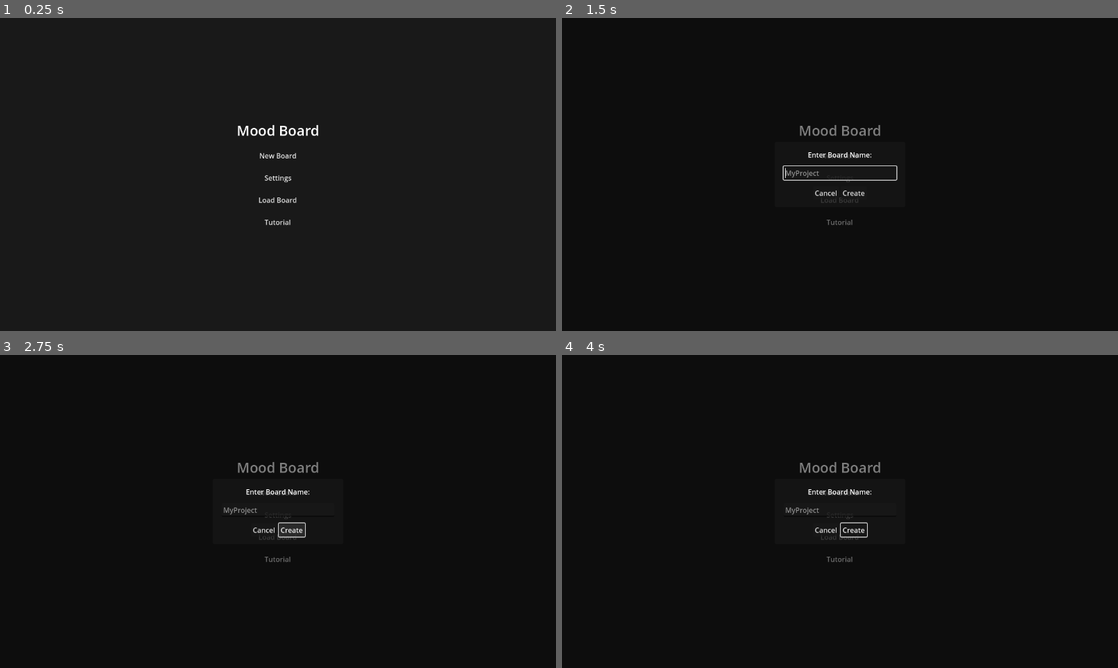
Above: before the commit, frames 1-4 (two rows, left to right).
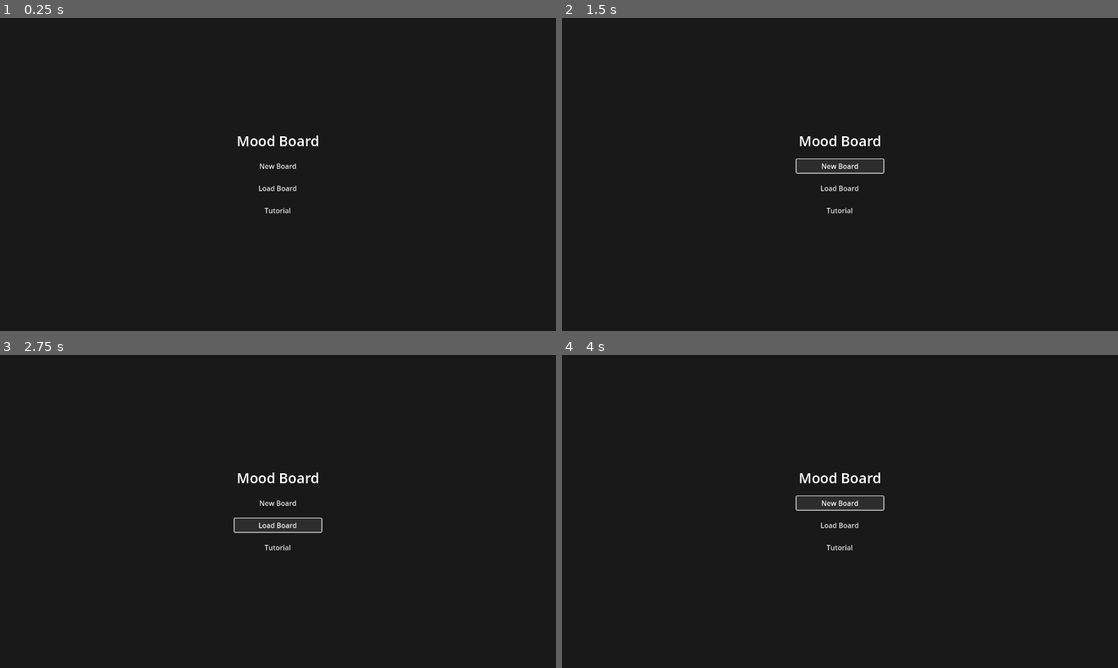
Above: after the commit, the same moments.

Repository: Asderek/MoodBoard
Game: Godot game, scene res://Scenes/MainMenu.tscn
Same seed, same stepped clock (60 frames per second), same inputs: the game is played once before the commit and once after it.
Inputs (mouse positions are in pixels of both pictures, inside the frame that each line leads up to):
- Up to frame 1 (0.25 s): no input
- Up to frame 2 (1.5 s): click "New Board" at 0.5 s; click "New Board" at 1.25 s
- Up to frame 3 (2.75 s): click (289, 530) at 2 s, where only the run before the commit has a clickable "Create"
- Up to frame 4 (4 s): click (851, 530) at 2.75 s, where only the run before the commit has a clickable "Create"; click "New Board" at 3.5 s

The runs differ from the first frame. In frame 1, 0.9% of the frame differs, in the area x 42-58%, y 34-67%; in frame 2, 1.5%, in the area x 39-61%, y 34-67%; in frame 3, 1.4%; in frame 4, 1.4%.
Error after the commit: Parse Error: Value of type "PanelContainer" cannot be assigned to a variable of type "Panel". (res://Scripts/MainMenu.gd:80)

Commit message:
Update settings panel padding, tutorial instructions and add push workflow

Diff:
--- a/Scripts/MainMenu.gd
+++ b/Scripts/MainMenu.gd
@@ -77,7 +77,7 @@
 var bg_option_btn: OptionButton = null
 
 func _setup_settings_panel():
-	settings_panel = Panel.new()
+	settings_panel = PanelContainer.new()
 	settings_panel.visible = false
 	settings_panel.custom_minimum_size = Vector2(300, 400)
 
@@ -113,14 +113,8 @@
 	# If that fails to update immediately, we can also manually center the rect once:
 	settings_panel.position = (get_viewport_rect().size / 2.0) - (settings_panel.custom_minimum_size / 2.0)
 
-	var margin_container = MarginContainer.new()
-	margin_container.set_anchors_preset(Control.PRESET_FULL_RECT)
-	for side in ["margin_left", "margin_top", "margin_right", "margin_bottom"]:
-		margin_container.add_theme_constant_override(side, 20)
-	settings_panel.add_child(margin_container)
-
 	var vbox = VBoxContainer.new()
-	margin_container.add_child(vbox)
+	settings_panel.add_child(vbox)
 
 	# Title
 	var lbl = Label.new()
Not shown, added: .agent/workflows/push_to_pages.md
